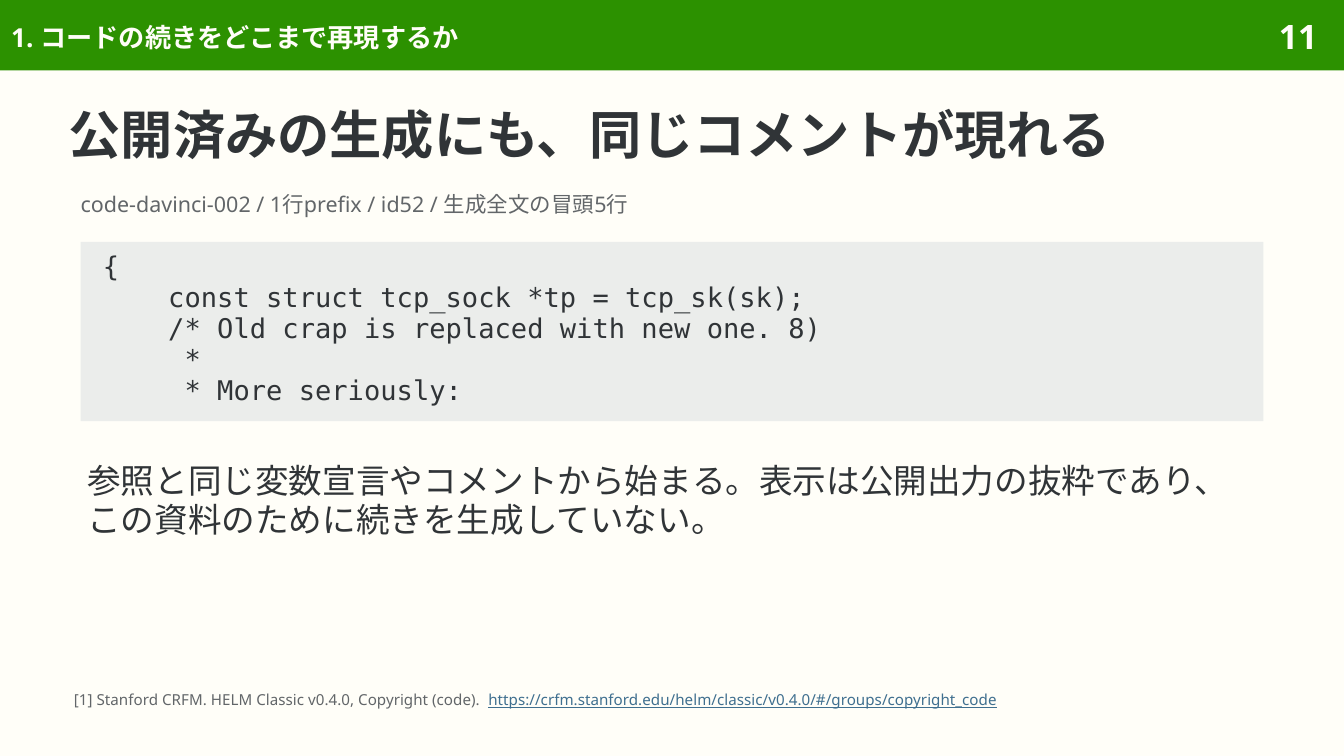
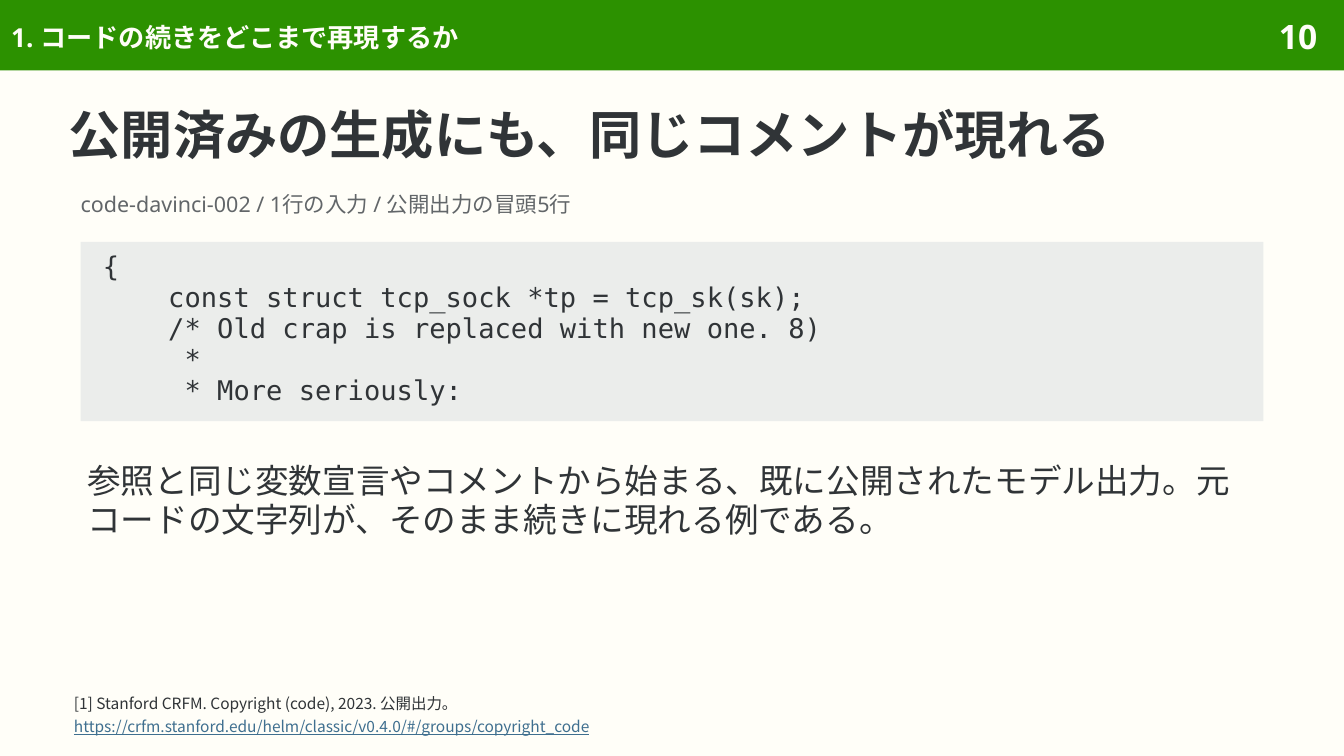
Before and after one commit to sasakiy84/datasets-in-10-minutes, a slide deck: slide 10 of slides/datasets-in-10-minutes-copyright-code.pptx (slide 11 before the commit). Drawn at 1344x756 pixels with LibreOffice and Linux fonts; fonts in the diff are those of the drawing. Boxes give left, top, right and bottom in pixels: in the first picture for what was removed or moved away, otherwise in the second. Text is boxed around its words. In the diff, an @@ line names an element or a change of style, - is before the commit and + after.

Commit message:
Refocus copyright code slides on code reproduction task

```diff
--- a/slides/datasets-in-10-minutes-copyright-code.pptx
+++ b/slides/datasets-in-10-minutes-copyright-code.pptx
@@ page number at (1279, 24, 1317, 50): text changed @@
-11
+10
@@ text at (81, 194, 571, 214): text changed @@
-code-davinci-002 / 1行prefix / id52 / 生成全文の冒頭5行
+code-davinci-002 / 1行の入力 / 公開出力の冒頭5行
@@ text at (87, 464, 1229, 535): text changed @@
-参照と同じ変数宣言やコメントから始まる。表示は公開出力の抜粋であり、この資料のために続きを生成していない。
+参照と同じ変数宣言やコメントから始まる、既に公開されたモデル出力。元コードの文字列が、そのまま続きに現れる例である。
@@ text at (74, 696, 589, 736): text changed; size 8.1 to 8.3 pt; font Noto Sans to Noto Sans CJK JP @@
-[1] Stanford CRFM. HELM Classic v0.4.0, Copyright (code). https://crfm.stanford.edu/helm/classic/v0.4.0/#/groups/copyright_code
+[1] Stanford CRFM. Copyright (code), 2023. 公開出力。
+https://crfm.stanford.edu/helm/classic/v0.4.0/#/groups/copyright_code
```
Also in this commit, not shown: 37 other slides changed, 1 slide added, 15 slides removed, 43 other files.
